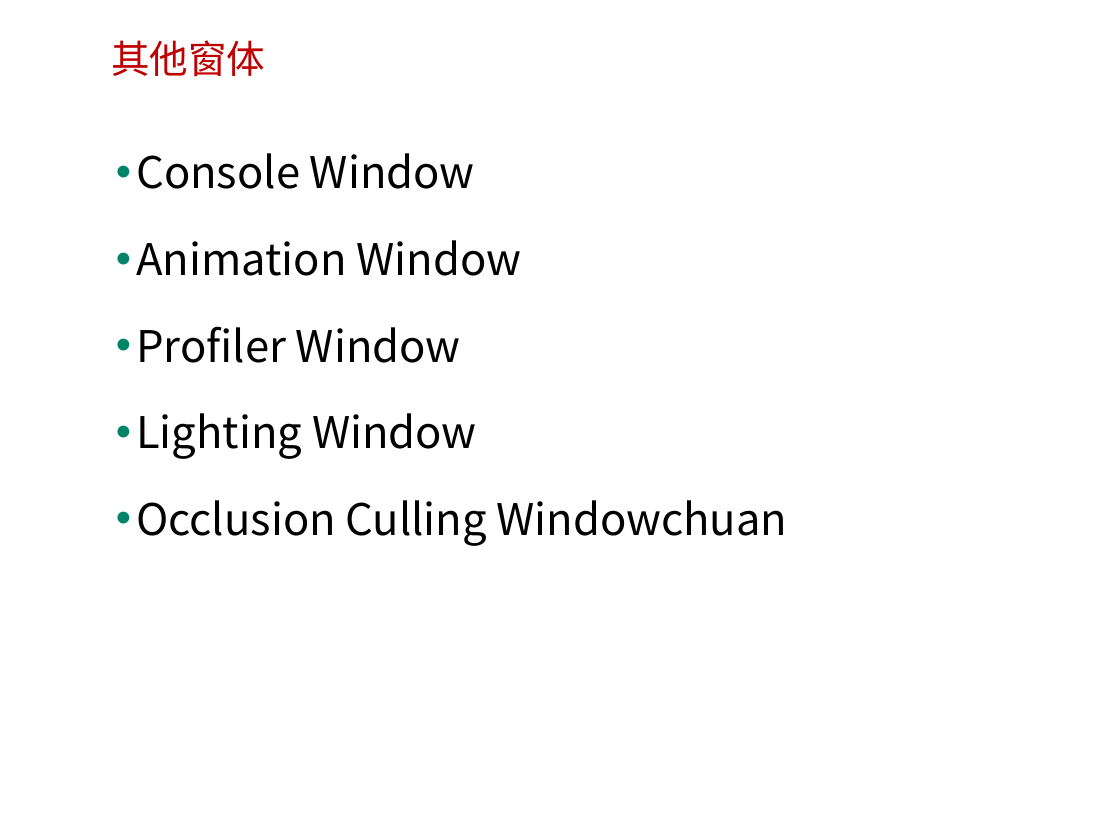
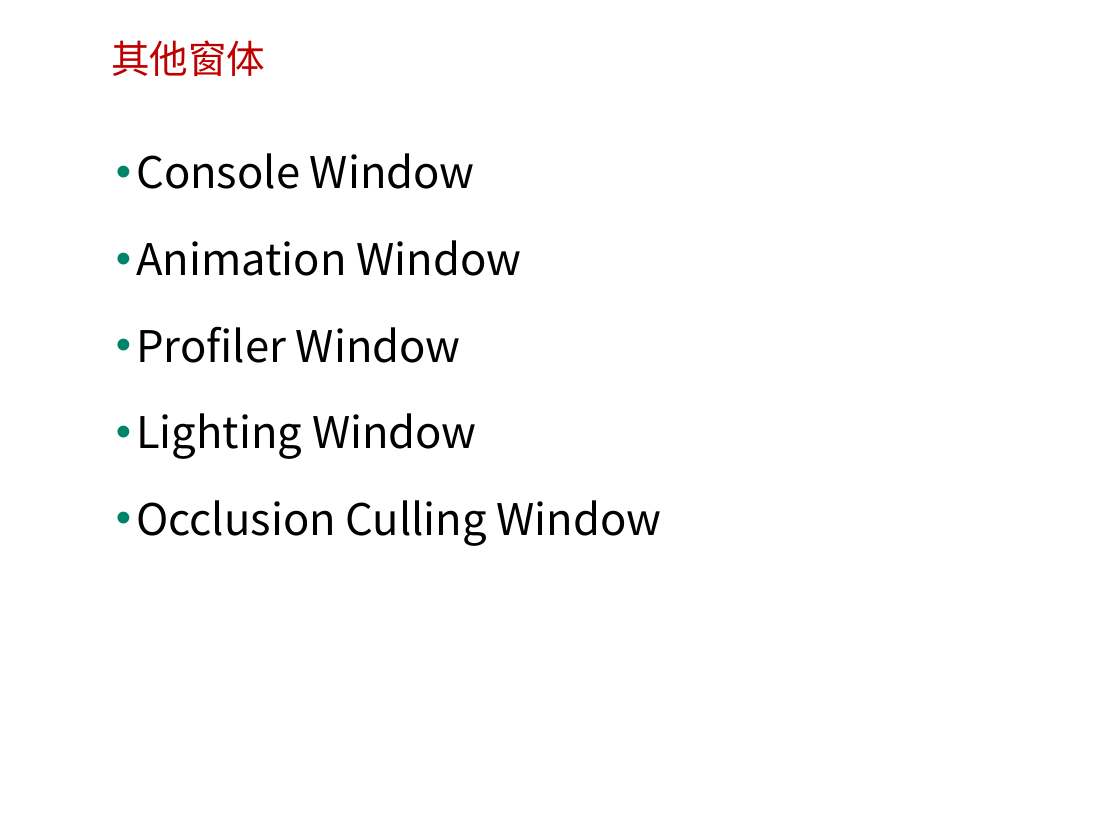
Before and after one commit to edu2act/course-Unity3D, a slide deck: slide 19 of 3.集成开发环境综述/课件/（3）Unity3D集成开发环境综述.ppt. Drawn at 1120x840 pixels with LibreOffice and Linux fonts; fonts in the diff are those of the drawing; background and template pictures are left out. Boxes give left, top, right and bottom in pixels: in the first picture for what was removed or moved away, otherwise in the second. Text is boxed around its words. In the diff, an @@ line names an element or a change of style, - is before the commit and + after.

```diff
--- a/3.集成开发环境综述/课件/（3）Unity3D集成开发环境综述.ppt
+++ b/3.集成开发环境综述/课件/（3）Unity3D集成开发环境综述.ppt
@@ text at (136,500,662,546): text changed @@
-• Occlusion Culling Windowchuan
+• Occlusion Culling Window
```
Also in this commit, not shown: 9 other files.
